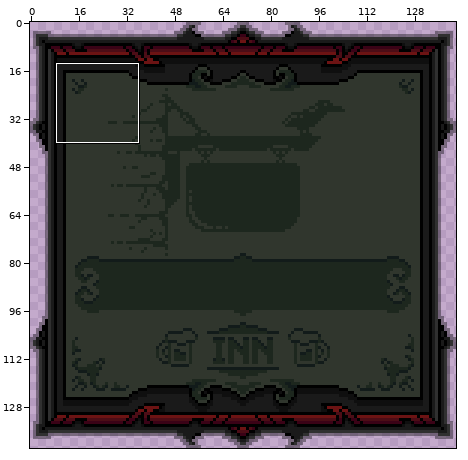
Pixel-art file -- Rogue/Sprites/SwipeCard.aseprite. Above, an overview of the earlier version with the close-up marked.
Close-up. As it was:
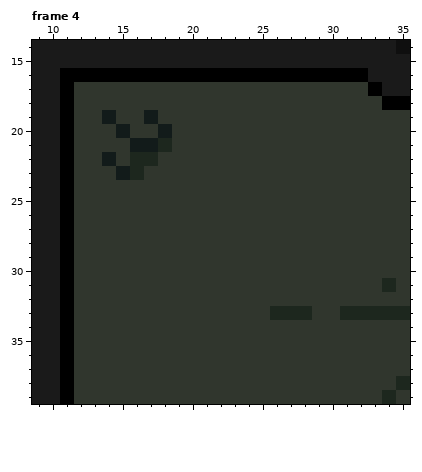
142x142 pixels, 4 frames. Shown: frame 4: x 9..35, y 14..39. The commit also changed other frames or places, which this record leaves out.
The same view after the edit:
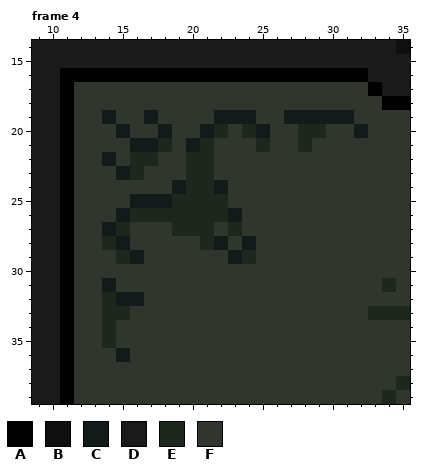
Palette (. is transparent): A #000000  B #0f0f0f  C #121b1a  D #1a1a1a  E #1d271e  F #30362d
Edits made:
Frame 4:
y 19: x 22..24 FFF -> CCC; x 27..31 FFFFF -> CCCCC
y 20: x 21..22 FF -> CE; x 24..25 FF -> EC; x 28..29 FF -> EE; x 32 F -> C
y 21: x 20..21 FF -> CE; x 25 F -> E; x 28 F -> E
y 22..23: x 20..21 FF -> EE
y 24: x 19..22 FFFF -> CEEC
y 25: x 16..22 FFFFFFF -> CCCEEEE
y 26: x 15..23 FFFFFFFFF -> CEEEEEEEC
y 27: x 14..15 FF -> CE; x 19..21 FFF -> EEE; x 23 F -> E
y 28: x 14..15 FF -> EC; x 21..22 FF -> EC; x 24 F -> C
y 29: x 15..16 FF -> EC; x 23..24 FF -> CE
y 31: x 14 F -> C
y 32: x 14..16 FFF -> ECC
y 33: x 14..15 FF -> EE; x 26..28 EEE -> FFF; x 31..32 EE -> FF
y 34..35: x 14 F -> E
y 36: x 15 F -> C
Boxes around the changes in both close-ups, in picture pixels (x1, y1, x2, y2):
changed: (102, 110, 368, 362)
